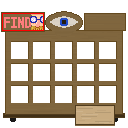
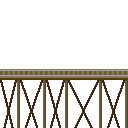
Before/after of a (128, 128) layered artwork. What changed in the layer stack:
removed layer "Layer 7" over [30, 14, 43, 30]
removed layer "Layer 8" over [85, 14, 125, 30]
removed layer "Layer 5" over [1, 12, 45, 32]
renamed "Layer 3" to "Layer 1", painted on it over [0, 11, 128, 128]
removed layer "Layer 4" over [10, 116, 118, 122]
